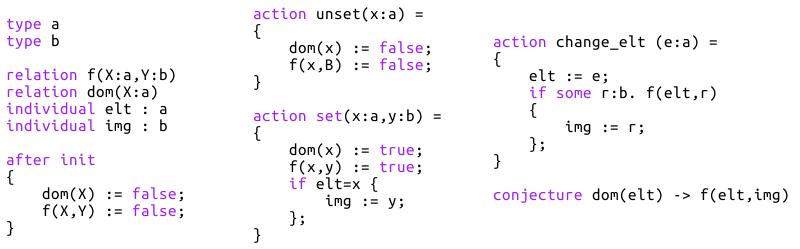
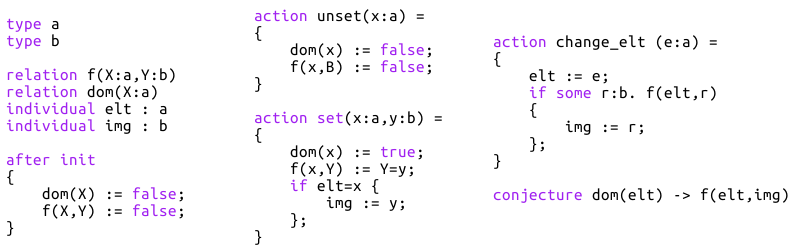
Layers edited between the first and the second 800 x 249 image:
added layer "NonMonotonicEx.PNG #1" above "Copie de NonMonotonicEx.PNG" over [254, 7, 442, 245]
